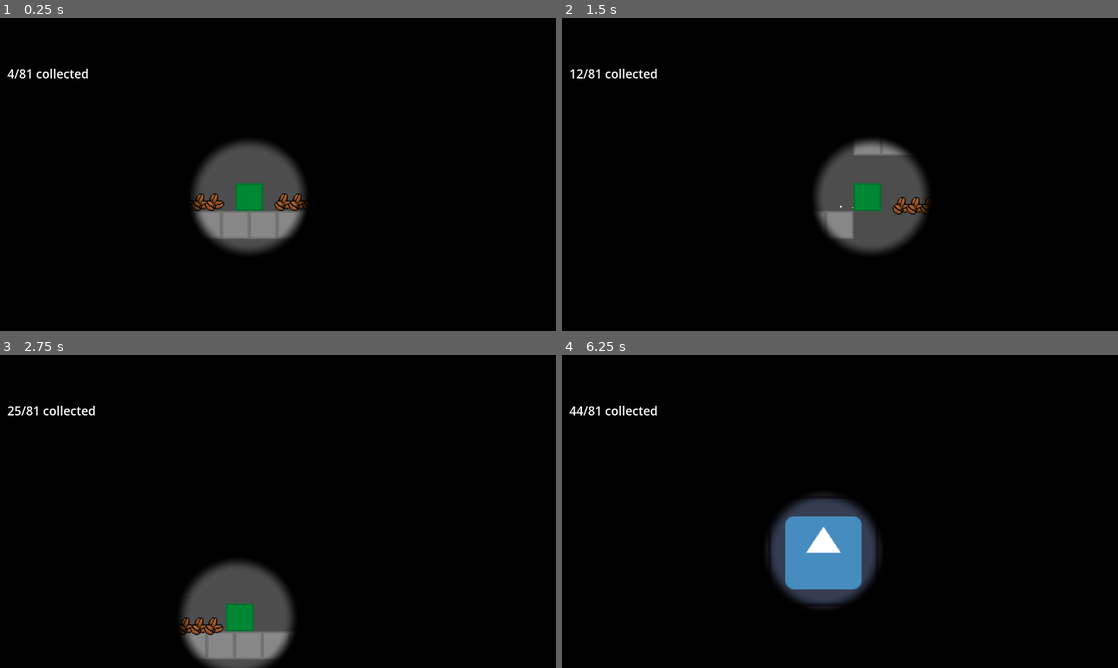
Above: before the commit, frames 1-4 (two rows, left to right).
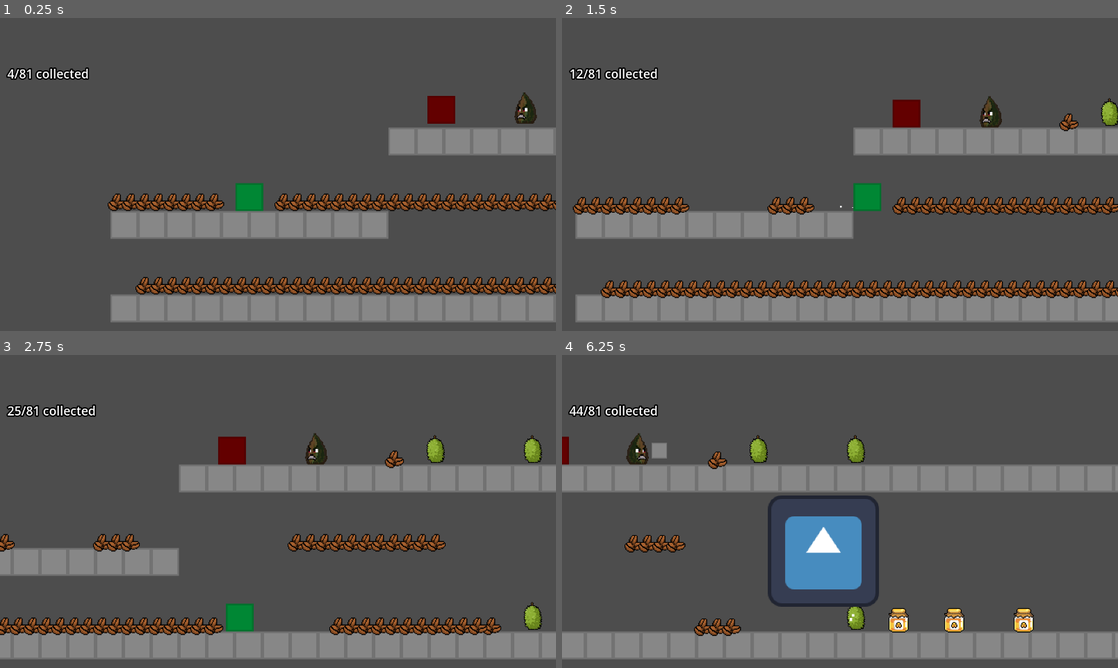
Above: after the commit, the same moments.

Repository: JumbledOne/RPHGameProject
Game: Godot game, scene res://scenes/game_scene/game_scene.tscn
Same seed, same stepped clock (60 frames per second), same inputs: the game is played once before the commit and once after it. The engine's default icon, where the game draws it, is replaced by a stand-in: a white triangle on a blue panel in a dark square.
Inputs:
- Up to frame 1 (0.25 s): no input
- Up to frame 2 (1.5 s): tap Enter at 0.5 s; hold D (right) from 0.53 s (still down); tap E (attack) at 0.6 s; tap Space (jump) at 0.77 s; tap I (ability) at 1.35 s
- Up to frame 3 (2.75 s): tap Space (jump) at 1.52 s; tap E (attack) at 1.55, 2.1 s; release D (right) at 2.03 s; hold A (left) from 2.03 s (still down)
- Up to frame 4 (6.25 s): release A (left) at 2.78 s; hold D (right) 2.78-4.28 s; tap E (attack) at 2.85, 3.8, 4.35, 5.1, 6.05 s; tap Space (jump) at 3.02, 3.77, 4.52, 6.02 s; hold I (ability) 3.53-4.28 s; hold A (left) 4.28-5.03 s; hold D (right) 5.03-5.78 s; hold A (left) from 5.78 s (still down); tap I (ability) at 5.85 s

The runs differ from the first frame. In frame 1, 93% of the frame differs, in the area x 0-100%, y 0-100%; in frame 2, 93%; in frame 3, 93%; in frame 4, 94%.

Commit message:
added a projectile for enemy

Diff:
--- /dev/null
+++ b/src/scripts/enemy/Behaviors/Idle.gd
@@ -0,0 +1,9 @@
+class_name IdleEnemyBehavior
+extends Enemy_Behavior
+
+func _ready() -> void:
+	setAttackComponent(attackComponents.IDLE)
+	setMovementComponent(movementComponents.IDLE)
+
+func GameLogic(enemy: Enemy_Entity, delta: float):
+	pass
--- a/src/scripts/enemy/Behaviors/base_behavior.gd
+++ b/src/scripts/enemy/Behaviors/base_behavior.gd
@@ -6,13 +6,15 @@
 enum attackComponents {
 	IDLE,
 	BLIND,
-	GUARANTEED_HIT
+	GUARANTEED_HIT,
+	SHOOT
 }
 
 const attackComponentScripts = {
 	attackComponents.IDLE: preload("res://scripts/enemy/Components/AttackComponents/none.gd"),
 	attackComponents.BLIND: preload("res://scripts/enemy/Components/AttackComponents/Blind.gd"),
-	attackComponents.GUARANTEED_HIT: preload("res://scripts/enemy/Components/AttackComponents/Guaranteed_Hit.gd")
+	attackComponents.GUARANTEED_HIT: preload("res://scripts/enemy/Components/AttackComponents/Guaranteed_Hit.gd"),
+	attackComponents.SHOOT: preload("res://scripts/enemy/Components/AttackComponents/Shoot.gd")
 }
 
 
--- a/src/scripts/enemy/Behaviors/testBehavior.gd
+++ b/src/scripts/enemy/Behaviors/testBehavior.gd
@@ -2,7 +2,7 @@
 extends Enemy_Behavior
 
 func _ready() -> void:
-	setAttackComponent(attackComponents.BLIND)
+	setAttackComponent(attackComponents.SHOOT)
 	setMovementComponent(movementComponents.IDLE)
 
 func GameLogic(enemy: Enemy_Entity, delta: float):
--- /dev/null
+++ b/src/scripts/enemy/Bullet.tscn
@@ -0,0 +1,28 @@
+[gd_scene format=3 uid="uid://cfv4eodb5qg51"]
+
+[ext_resource type="Script" uid="uid://dh54dqisb50q4" path="res://scripts/enemy/Projectile.gd" id="1_h18r2"]
+[ext_resource type="Texture2D" uid="uid://ciaxb2mesyvra" path="res://assets/sprites/test_square.png" id="3_15f1i"]
+
+[sub_resource type="SpriteFrames" id="SpriteFrames_pqa2x"]
+animations = [{
+"frames": [{
+"duration": 1.0,
+"texture": ExtResource("3_15f1i")
+}],
+"loop": 1,
+"name": &"default",
+"speed": 5.0
+}]
+
+[sub_resource type="CircleShape2D" id="CircleShape2D_5jm4a"]
+
+[node name="Bullet" type="Area2D" unique_id=1069795664]
+script = ExtResource("1_h18r2")
+
+[node name="AnimatedSprite2D" type="AnimatedSprite2D" parent="." unique_id=1960354717]
+position = Vector2(-4.7683716e-07, -4.7683716e-07)
+scale = Vector2(0.5625, 0.5625)
+sprite_frames = SubResource("SpriteFrames_pqa2x")
+
+[node name="CollisionShape2D" type="CollisionShape2D" parent="." unique_id=307713391]
+shape = SubResource("CircleShape2D_5jm4a")
--- /dev/null
+++ b/src/scripts/enemy/Components/AttackComponents/Shoot.gd
@@ -0,0 +1,38 @@
+class_name ShootAttackComponent
+extends Component
+
+const BulletScene = preload("res://scripts/enemy/Bullet.tscn")
+
+var set_timer: float = 3.0
+var timer: float = set_timer
+
+func tick(enemy: Enemy_Entity, delta: float) -> void:
+
+	var direction: bool
+
+	if GameManager.player.global_position.x > global_position.x:
+		direction = true  # Shoot right
+	else:
+		direction = false # Shoot left
+
+	if timer <= 0.0:
+		fire_bullet(direction)
+		timer = set_timer
+
+	timer -= delta
+
+
+func fire_bullet(is_facing_right: bool) -> void:
+	var bullet = BulletScene.instantiate()
+
+	bullet.global_position = global_position
+
+	if is_facing_right:
+		bullet.direction = 1.0
+	else:
+		bullet.direction = -1.0
+		var sprite = bullet.get_node_or_null("Sprite2D")
+		if sprite:
+			sprite.flip_h = true
+
+	get_tree().current_scene.add_child(bullet)
--- a/src/scripts/enemy/Enemy_Entity.gd
+++ b/src/scripts/enemy/Enemy_Entity.gd
@@ -23,9 +23,17 @@
 	behaviorManager.movement_Component.flip_sprite.connect(_flip_sprite)
 
 func _process(delta: float) -> void:
+
+	if !behaviorManager.attack_Component:
+		return
+
 	behaviorManager.attack_Component.tick(self, delta)
 
 func _physics_process(delta: float) -> void:
+
+	if !behaviorManager.movement_Component:
+		return
+
 	behaviorManager.movement_Component.tick(self, delta)
 	move_and_slide()
 
--- /dev/null
+++ b/src/scripts/enemy/Projectile.gd
@@ -0,0 +1,11 @@
+class_name Projectile
+extends Area2D
+
+@export var speed: float = 600.0
+var direction: float = 1.0  # 1.0 for right, -1.0 for left
+
+func _physics_process(delta: float) -> void:
+	global_position.x += direction * speed * delta
+
+func _on_visible_on_screen_enabler_2d_screen_exited() -> void:
+	queue_free()
--- a/src/scripts/enemy/Rotten_Cacao.tscn
+++ b/src/scripts/enemy/Rotten_Cacao.tscn
@@ -3,7 +3,7 @@
 [ext_resource type="Script" uid="uid://bu2ib87bigt48" path="res://scripts/enemy/Enemy_Entity.gd" id="1_7iipi"]
 [ext_resource type="PackedScene" uid="uid://dwiill2noqt84" path="res://scripts/hurtbox/hurtbox.tscn" id="2_qpnys"]
 [ext_resource type="Texture2D" uid="uid://bm477ytfbeld8" path="res://assets/sprites/cacaorotten.png" id="3_7iipi"]
-[ext_resource type="Script" uid="uid://fham6hc8htd6" path="res://scripts/enemy/Behaviors/testBehavior.gd" id="4_2mc4v"]
+[ext_resource type="Script" uid="uid://c86hwckh48jnw" path="res://scripts/enemy/Behaviors/Idle.gd" id="4_7iipi"]
 
 [sub_resource type="RectangleShape2D" id="RectangleShape2D_g4v7s"]
 size = Vector2(32, 32)
@@ -68,7 +68,7 @@
 sprite_frames = SubResource("SpriteFrames_6c637")
 
 [node name="BehaviorManager" type="Node2D" parent="." unique_id=1897034658]
-script = ExtResource("4_2mc4v")
+script = ExtResource("4_7iipi")
 
 [node name="MovementComponent" type="Node2D" parent="BehaviorManager" unique_id=1858462073]
 
Not shown, added: src/scripts/enemy/Behaviors/Idle.gd.uid
Not shown, added: src/scripts/enemy/Components/AttackComponents/Shoot.gd.uid
Not shown, added: src/scripts/enemy/Projectile.gd.uid
